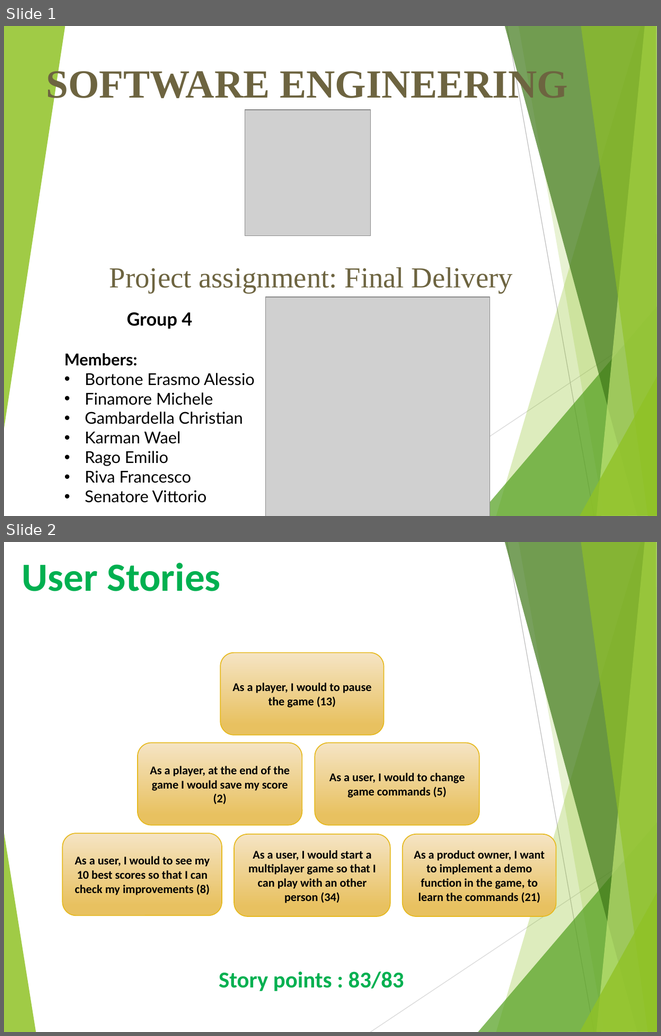
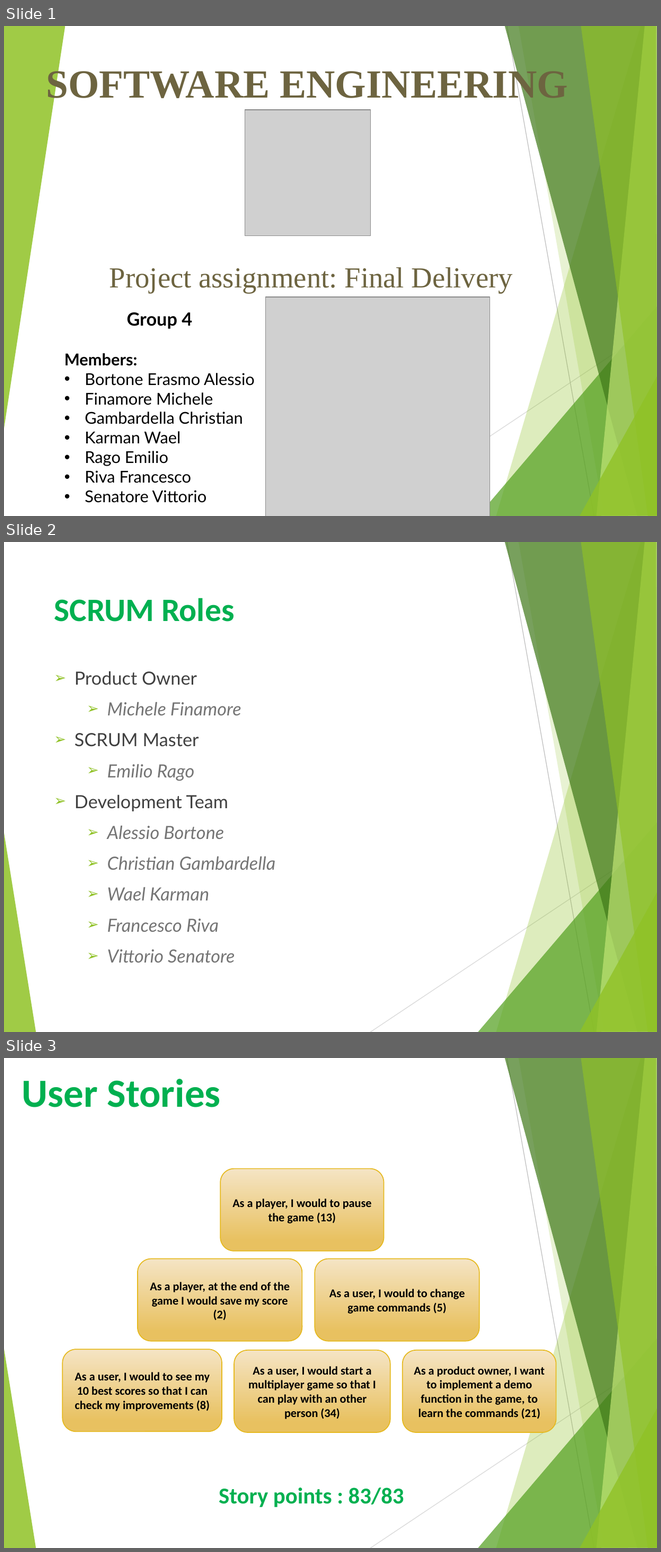
Before and after one commit to waelkarman/voyager-space-invasion, a slide deck: Sprint_3_v2.1.pptx. Shown one above the other, each under a label of ours: slides 1 and 2 before the commit, slides 1, 2 and 3 after it. The pictures are 661x1036 and 661x1552 pixels, drawn with LibreOffice and Linux fonts; fonts in the diff are those of the drawing; grey boxes stand for pictures. Boxes give left, top, right and bottom in pixels: in the first picture for what was removed or moved away, otherwise in the second. Text is boxed around its words. In the diff, an @@ line names an element or a change of style, - is before the commit and + after.

```diff
--- a/Sprint_3_v2.1.pptx
+++ b/Sprint_3_v2.1.pptx
@@ slide 2 added at (x1=4, y1=542, x2=657, y2=1032), background #FFFFFF; not listed: 10 template elements that a slide beside it also shows @@
@@ title added at (x1=54, y1=598, x2=234, y2=622), 36 pt, text #00B050, bold @@
+SCRUM Roles
@@ text added at (x1=74, y1=671, x2=276, y2=962), 20 pt, text #767676, italic @@
+➢ Product Owner
+  ➢ Michele Finamore
+➢ SCRUM Master
+  ➢ Emilio Rago
+➢ Development Team
+  ➢ Alessio Bortone
+  ➢ Christian Gambardella
+  ➢ Wael Karman
+  ➢ Francesco Riva
+  ➢ Vittorio Senatore
@@ what was slide 2 is now slide 3 @@
```
Also in this commit, not shown: 3 slides changed, 2 other slides added, 15 other files.
